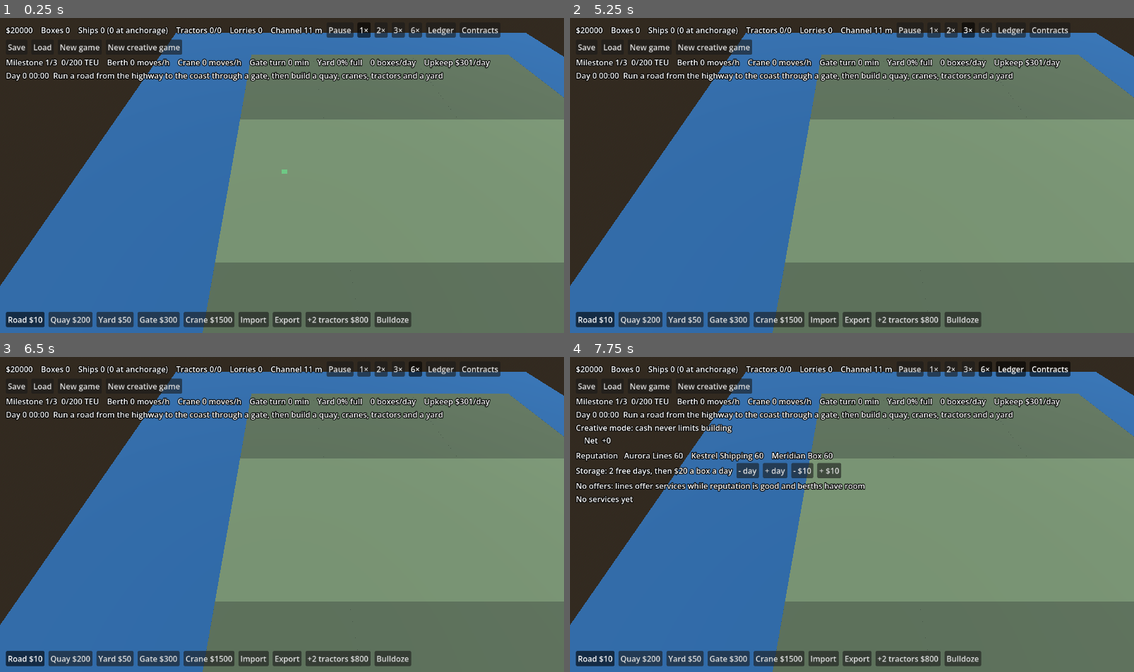
Above: before the commit, frames 1-4 (two rows, left to right).
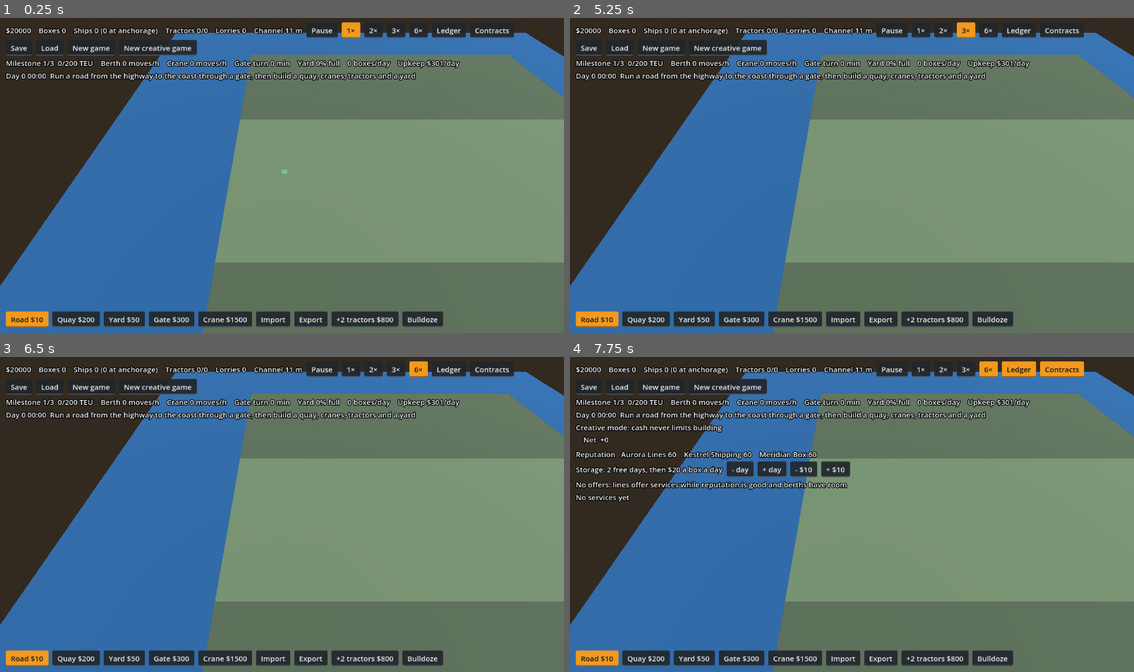
Above: after the commit, the same moments.

Repository: JFrusher/PortSkylines
Game: Godot game, scene res://main.tscn
Same seed, same stepped clock (60 frames per second), same inputs: the game is played once before the commit and once after it.
Inputs:
- Up to frame 1 (0.25 s): no input
- Up to frame 2 (5.25 s): click "New game" at 0.5 s; click "New game" at 1.25 s; click "New creative game" at 2 s; click "New creative game" at 2.75 s; click "1×" at 3.5 s; click "2×" at 4.25 s; click "3×" at 5 s
- Up to frame 3 (6.5 s): click "6×" at 5.75 s
- Up to frame 4 (7.75 s): click "Ledger" at 6.5 s; click "Contracts" at 7.25 s

The runs differ from the first frame. In frame 1, 8.2% of the frame differs, in the area x 1-92%, y 1-99%; in frame 2, 8.2%; in frame 3, 8.2%; in frame 4, 13%.

Commit message:
M4.10: one UI theme resource for every HUD control
Co-Authored-By: Claude Opus 5.5 <noreply@anthropic.com>
Claude-Session: https://claude.ai/code/session_013WHAaccZFj7zBGNUnZVZHW

Diff:
--- a/project.godot
+++ b/project.godot
@@ -11,3 +11,7 @@
 [debug]
 
 gdscript/warnings/untyped_declaration=2
+
+[gui]
+
+theme/custom="res://ui/theme.tres"
--- a/scripts/hud.gd
+++ b/scripts/hud.gd
@@ -44,7 +44,7 @@
 	add_child(root)
 
 	var top := _row(root)
-	top.add_child(_outlined(_readout))
+	top.add_child(_readout)
 	var speeds := ButtonGroup.new()
 	for s: int in SPEEDS:
 		_button(top, "%d×" % s if s else "Pause", speeds, s == speed, func() -> void: speed = s)
@@ -70,10 +70,10 @@
 		button.text = "New creative game" if creative else "New game"
 		button.pressed.connect(func() -> void: new_game_pressed.emit(creative))
 		game.add_child(button)
-	root.add_child(_outlined(_kpis))
-	root.add_child(_outlined(_message))
+	root.add_child(_kpis)
+	root.add_child(_message)
 	_ledger.visible = false
-	root.add_child(_outlined(_ledger))
+	root.add_child(_ledger)
 	_borrow.visible = false
 	root.add_child(_borrow)
 	for kind: String in sim.rules.loans:
@@ -187,11 +187,11 @@
 	var standing: Array[String] = []
 	for line: String in contracts.reputation:
 		standing.append("%s %d" % [contracts.name_of(line), roundi(contracts.reputation[line])])
-	_contracts.add_child(_outlined(_label("Reputation   " + "    ".join(standing))))
+	_contracts.add_child(_label("Reputation   " + "    ".join(standing)))
 	var terms := _row(_contracts)
 	var free: int = sim.storage.free_days
 	var fee: int = sim.storage.fee
-	terms.add_child(_outlined(_label("Storage: %d free days, then $%d a box a day" % [free, fee])))
+	terms.add_child(_label("Storage: %d free days, then $%d a box a day" % [free, fee]))
 	for change: Array in [["- day", -1, 0], ["+ day", 1, 0], ["- $10", 0, -10], ["+ $10", 0, 10]]:
 		var button := Button.new()
 		button.text = change[0]
@@ -199,10 +199,10 @@
 		var new_fee: int = fee + change[2]
 		button.pressed.connect(func() -> void: command_issued.emit({"op": "set_storage", "free_days": free_days, "fee": new_fee}))
 		terms.add_child(button)
-	_contracts.add_child(_outlined(_label("Offers" if not contracts.offers.is_empty() else "No offers: lines offer services while reputation is good and berths have room")))
+	_contracts.add_child(_label("Offers" if not contracts.offers.is_empty() else "No offers: lines offer services while reputation is good and berths have room"))
 	for offer in contracts.offers:
 		var row := _row(_contracts)
-		row.add_child(_outlined(_label("    " + _service_text(offer) + "   offer ends day %d" % int(offer.expires / SimClock.MINUTES_PER_DAY))))
+		row.add_child(_label("    " + _service_text(offer) + "   offer ends day %d" % int(offer.expires / SimClock.MINUTES_PER_DAY)))
 		var id: int = offer.id
 		var accept := Button.new()
 		accept.text = "Accept"
@@ -212,9 +212,9 @@
 		decline.text = "Decline"
 		decline.pressed.connect(func() -> void: command_issued.emit({"op": "decline_offer", "id": id}))
 		row.add_child(decline)
-	_contracts.add_child(_outlined(_label("Services" if not contracts.services.is_empty() else "No services yet")))
+	_contracts.add_child(_label("Services" if not contracts.services.is_empty() else "No services yet"))
 	for service in contracts.services:
-		_contracts.add_child(_outlined(_label("    " + _service_text(service))))
+		_contracts.add_child(_label("    " + _service_text(service)))
 
 
 func _service_text(service: Dictionary) -> String:
@@ -253,9 +253,3 @@
 	button.text = text
 	button.pressed.connect(pressed_signal.emit)
 	row.add_child(button)
-
-
-func _outlined(label: Label) -> Label:
-	label.add_theme_constant_override("outline_size", 6)
-	label.add_theme_color_override("font_outline_color", Color.BLACK)
-	return label
--- /dev/null
+++ b/ui/theme.tres
@@ -0,0 +1,79 @@
+[gd_resource type="Theme" load_steps=6 format=3]
+
+[sub_resource type="StyleBoxFlat" id="button_normal"]
+content_margin_left = 10.0
+content_margin_top = 5.0
+content_margin_right = 10.0
+content_margin_bottom = 5.0
+bg_color = Color(0.13, 0.15, 0.17, 0.92)
+border_width_bottom = 2
+border_color = Color(0.3, 0.33, 0.36, 1)
+corner_radius_top_left = 3
+corner_radius_top_right = 3
+corner_radius_bottom_right = 3
+corner_radius_bottom_left = 3
+
+[sub_resource type="StyleBoxFlat" id="button_hover"]
+content_margin_left = 10.0
+content_margin_top = 5.0
+content_margin_right = 10.0
+content_margin_bottom = 5.0
+bg_color = Color(0.19, 0.22, 0.25, 0.95)
+border_width_bottom = 2
+border_color = Color(0.95, 0.6, 0.12, 1)
+corner_radius_top_left = 3
+corner_radius_top_right = 3
+corner_radius_bottom_right = 3
+corner_radius_bottom_left = 3
+
+[sub_resource type="StyleBoxFlat" id="button_pressed"]
+content_margin_left = 10.0
+content_margin_top = 5.0
+content_margin_right = 10.0
+content_margin_bottom = 5.0
+bg_color = Color(0.95, 0.6, 0.12, 1)
+border_width_bottom = 2
+border_color = Color(0.7, 0.4, 0.05, 1)
+corner_radius_top_left = 3
+corner_radius_top_right = 3
+corner_radius_bottom_right = 3
+corner_radius_bottom_left = 3
+
+[sub_resource type="StyleBoxFlat" id="button_disabled"]
+content_margin_left = 10.0
+content_margin_top = 5.0
+content_margin_right = 10.0
+content_margin_bottom = 5.0
+bg_color = Color(0.13, 0.15, 0.17, 0.5)
+corner_radius_top_left = 3
+corner_radius_top_right = 3
+corner_radius_bottom_right = 3
+corner_radius_bottom_left = 3
+
+[sub_resource type="StyleBoxFlat" id="panel"]
+content_margin_left = 12.0
+content_margin_top = 8.0
+content_margin_right = 12.0
+content_margin_bottom = 8.0
+bg_color = Color(0.08, 0.09, 0.11, 0.85)
+border_width_left = 3
+border_color = Color(0.95, 0.6, 0.12, 1)
+corner_radius_top_right = 3
+corner_radius_bottom_right = 3
+
+[resource]
+default_font_size = 15
+Button/colors/font_color = Color(0.9, 0.91, 0.92, 1)
+Button/colors/font_hover_color = Color(1, 1, 1, 1)
+Button/colors/font_pressed_color = Color(0.08, 0.09, 0.11, 1)
+Button/colors/font_hover_pressed_color = Color(0.08, 0.09, 0.11, 1)
+Button/colors/font_disabled_color = Color(0.5, 0.52, 0.54, 1)
+Button/styles/normal = SubResource("button_normal")
+Button/styles/hover = SubResource("button_hover")
+Button/styles/pressed = SubResource("button_pressed")
+Button/styles/hover_pressed = SubResource("button_pressed")
+Button/styles/disabled = SubResource("button_disabled")
+Label/colors/font_color = Color(0.93, 0.94, 0.95, 1)
+Label/colors/font_outline_color = Color(0, 0, 0, 1)
+Label/constants/outline_size = 6
+PanelContainer/styles/panel = SubResource("panel")
